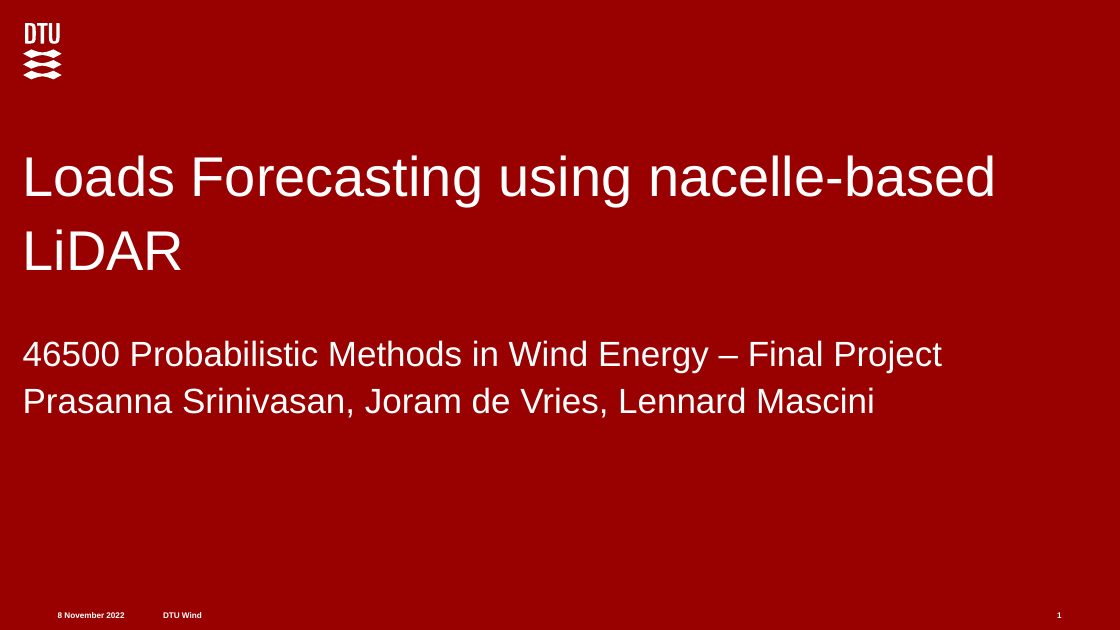
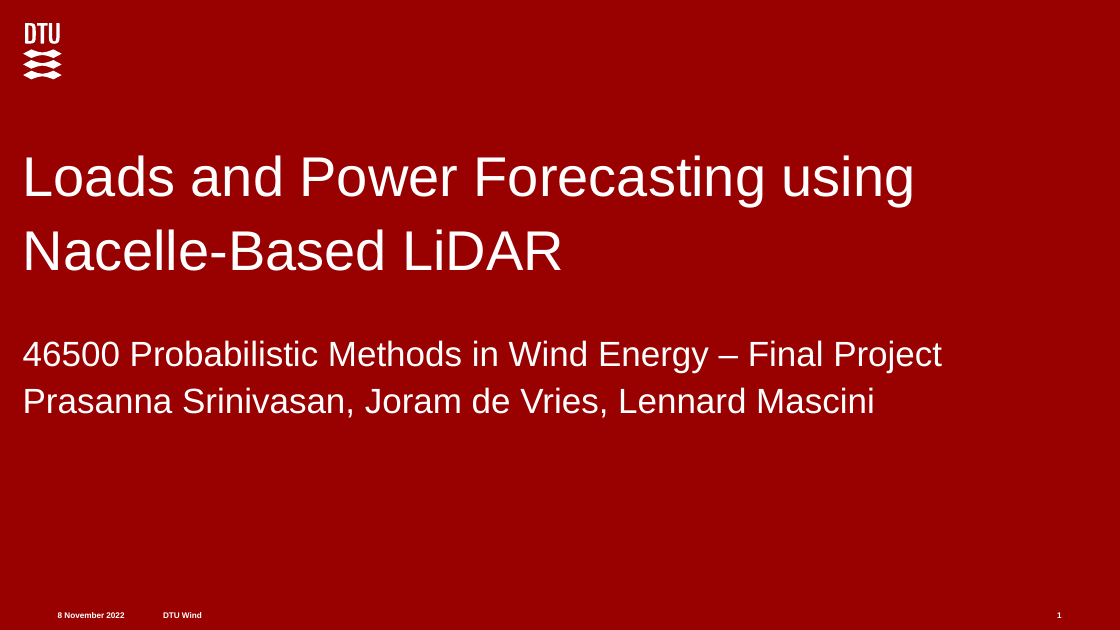
Before and after one commit to joramdevries/ProbabilisticMethods, a slide deck: slide 1 of Final_Project/FeedbackPresentation.pptx. Drawn at 1120x630 pixels with LibreOffice and Linux fonts; fonts in the diff are those of the drawing. Boxes give left, top, right and bottom in pixels: in the first picture for what was removed or moved away, otherwise in the second. Text is boxed around its words. In the diff, an @@ line names an element or a change of style, - is before the commit and + after.

```diff
--- a/Final_Project/FeedbackPresentation.pptx
+++ b/Final_Project/FeedbackPresentation.pptx
@@ subtitle at <box>23,155,916,271</box>: text changed @@
-Loads Forecasting using nacelle-based LiDAR
+Loads and Power Forecasting using Nacelle-Based LiDAR
```
Also in this commit, not shown: 1 slide added, 13 other files.
